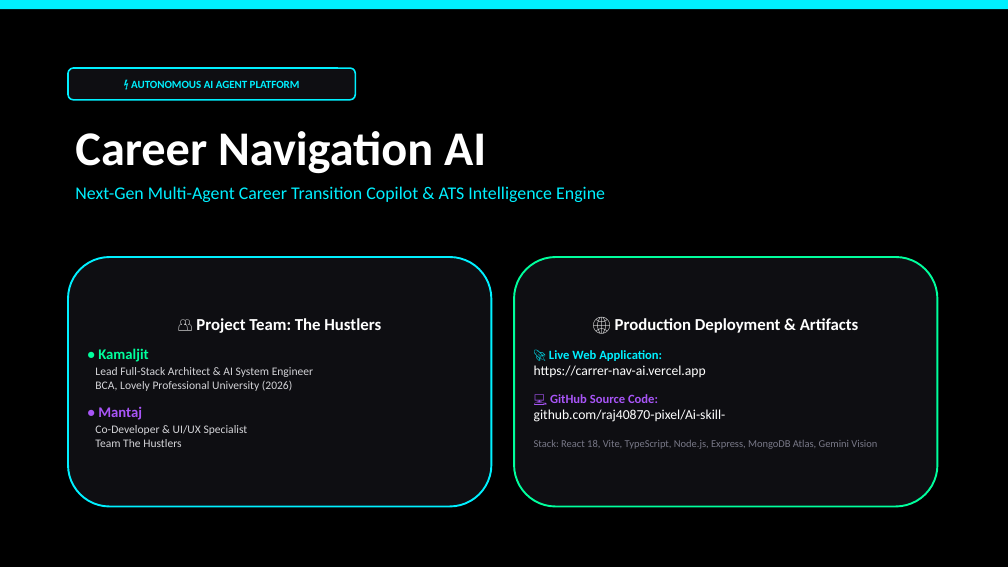
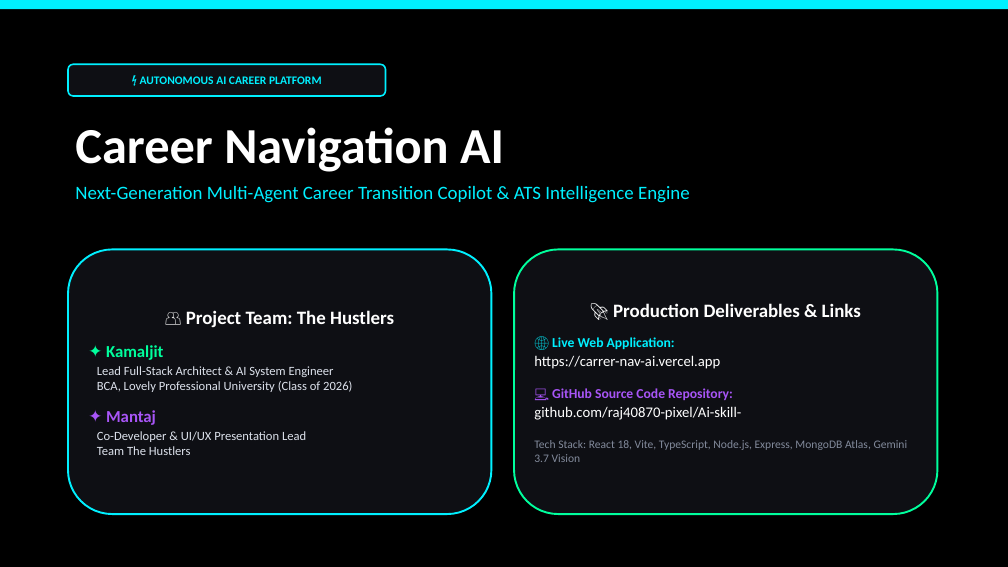
Before and after one commit to raj40870-pixel/Ai-skill-, a slide deck: slide 1 of The_Hustlers_Career_Nav_AI_Presentation.pptx. Drawn at 1008x567 pixels with LibreOffice and Linux fonts; fonts in the diff are those of the drawing. Boxes give left, top, right and bottom in pixels: in the first picture for what was removed or moved away, otherwise in the second. Text is boxed around its words. In the diff, an @@ line names an element or a change of style, - is before the commit and + after.

Commit message:
docs(presentation): master black edition deck with large legible typography, true-type font mockups, and public web download link

```diff
--- a/The_Hustlers_Career_Nav_AI_Presentation.pptx
+++ b/The_Hustlers_Career_Nav_AI_Presentation.pptx
@@ fill #0E0E12 to #0E0F14 in 3 elements at bbox=[68, 250, 492, 514], bbox=[514, 250, 938, 514], bbox=[68, 64, 386, 96] @@
@@ rounded rectangle "⚡ AUTONOMOUS AI CAREER PLATFORM": place and size @@
-rounded rectangle "⚡ AUTONOMOUS AI CAREER PLATFORM" at bbox=[68, 68, 355, 100]
+rounded rectangle "⚡ AUTONOMOUS AI CAREER PLATFORM" at bbox=[68, 64, 386, 96]
@@ text in rounded rectangle at bbox=[140, 76, 322, 84]: text changed; size 10.5 to 11 pt @@
-⚡ AUTONOMOUS AI AGENT PLATFORM
+⚡ AUTONOMOUS AI CAREER PLATFORM
@@ text at bbox=[75, 127, 504, 172]: size 46 to 48 pt in "Career Navigation AI" @@
@@ text at bbox=[75, 186, 690, 203]: text changed; size 17 to 18 pt @@
-Next-Gen Multi-Agent Career Transition Copilot & ATS Intelligence Engine
+Next-Generation Multi-Agent Career Transition Copilot & ATS Intelligence Engine
@@ rounded rectangle "👥 Project Team: The Hustlers": place and size @@
-rounded rectangle "👥 Project Team: The Hustlers" at bbox=[68, 257, 492, 507]
+rounded rectangle "👥 Project Team: The Hustlers" at bbox=[68, 250, 492, 514]
@@ rounded rectangle "🚀 Production Deliverables & Links": place and size @@
-rounded rectangle "🚀 Production Deliverables & Links" at bbox=[514, 257, 938, 507]
+rounded rectangle "🚀 Production Deliverables & Links" at bbox=[514, 250, 938, 514]
@@ text in rounded rectangle at bbox=[186, 310, 394, 327]: size 16 to 18 pt in "👥 Project Team: The Hustlers" @@
@@ text in rounded rectangle at bbox=[552, 303, 861, 349]: text changed; size 16 to 18 pt @@
-🌐 Production Deployment & Artifacts
-🚀 Live Web Application:
+🚀 Production Deliverables & Links
+🌐 Live Web Application:
@@ text in rounded rectangle at bbox=[97, 345, 352, 455]: text changed; size 11 to 12 pt; text colour #D4D4D8 to #DCE1EB @@
-• Kamaljit
-Lead Full-Stack Architect & AI System Engineer
-BCA, Lovely Professional University (2026)
-• Mantaj
-Co-Developer & UI/UX Specialist
-Team The Hustlers
+✦ Kamaljit
+Lead Full-Stack Architect & AI System Engineer
+BCA, Lovely Professional University (Class of 2026)
+✦ Mantaj
+Co-Developer & UI/UX Presentation Lead
+Team The Hustlers
@@ text in rounded rectangle at bbox=[534, 355, 741, 420]: size 13 to 14 pt in "https://carrer-nav-ai.vercel.app", "github.com/raj40870-pixel/Ai-skill-"; more space between paragraphs @@
@@ text in rounded rectangle at bbox=[552, 388, 733, 400]: text changed; size 12 to 13 pt @@
-💻 GitHub Source Code:
+💻 GitHub Source Code Repository:
@@ text in rounded rectangle at bbox=[534, 440, 908, 462]: text changed; size 10 to 11 pt; text colour #787887 to #828A9B @@
-Stack: React 18, Vite, TypeScript, Node.js, Express, MongoDB Atlas, Gemini Vision
+Tech Stack: React 18, Vite, TypeScript, Node.js, Express, MongoDB Atlas, Gemini 3.7 Vision
```
Also in this commit, not shown: 14 other slides changed, 16 other files.
